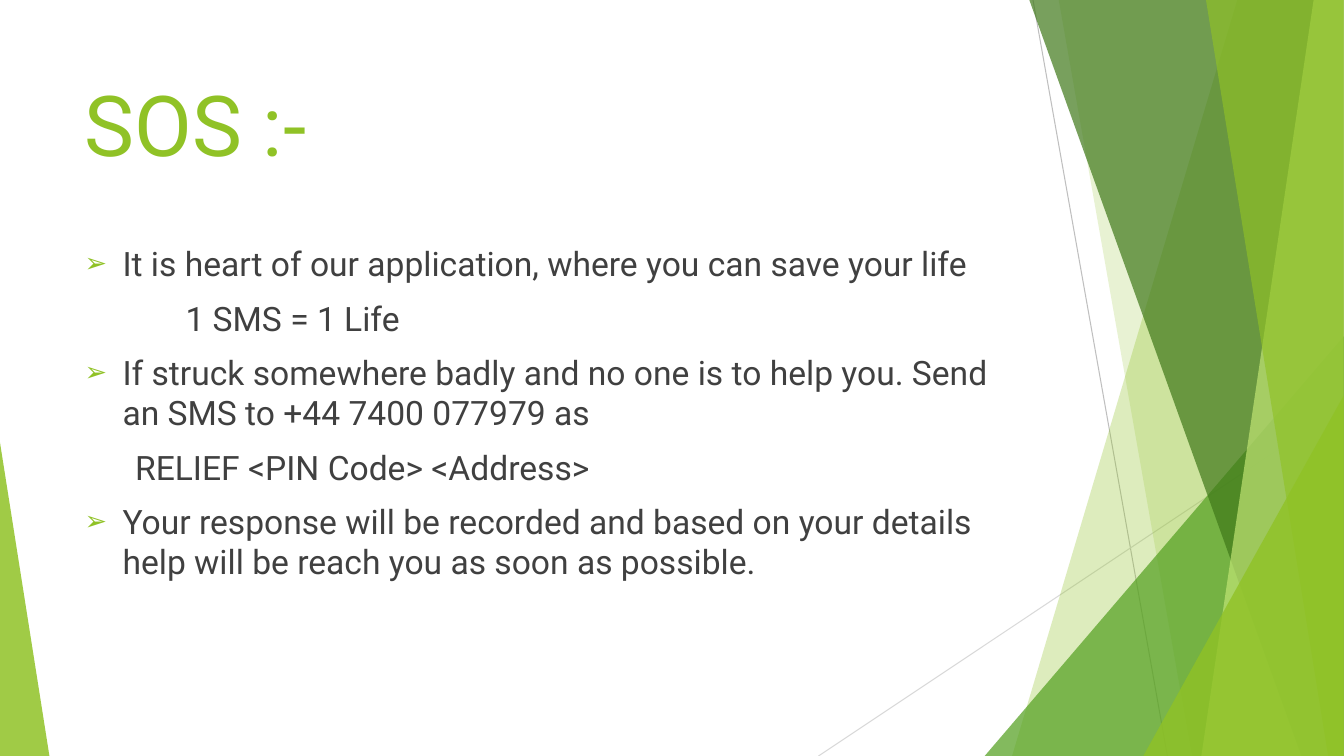
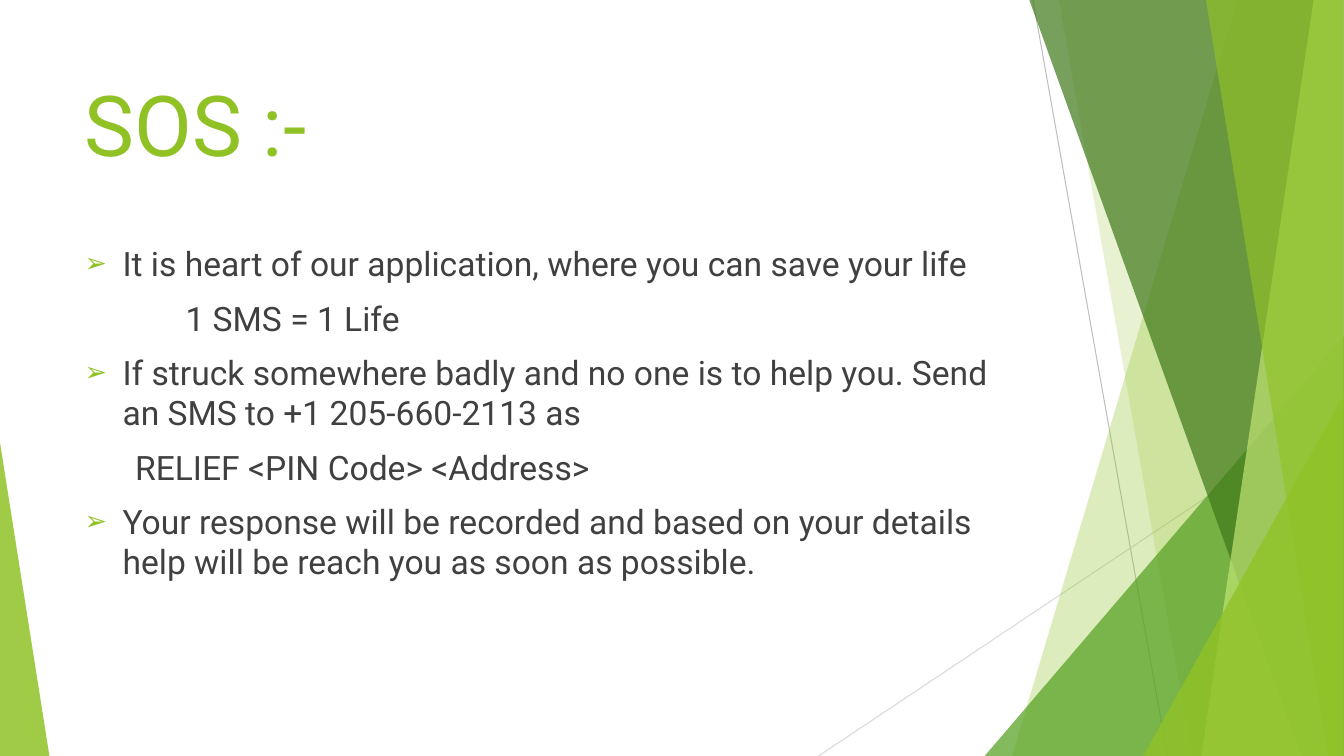
Before and after one commit to manthan29jamdagni/EmergencySOS, a slide deck: slide 12 of PROJECT ABSTRACT & PRESENTATION/Emergency Locator.pptx. Drawn at 1344x756 pixels with LibreOffice and Linux fonts; fonts in the diff are those of the drawing. Boxes give left, top, right and bottom in pixels: in the first picture for what was removed or moved away, otherwise in the second. Text is boxed around its words. In the diff, an @@ line names an element or a change of style, - is before the commit and + after.

```diff
--- a/PROJECT ABSTRACT & PRESENTATION/Emergency Locator.pptx
+++ b/PROJECT ABSTRACT & PRESENTATION/Emergency Locator.pptx
@@ text at (x1=123, y1=359, x2=987, y2=426): text changed @@
-➢ If struck somewhere badly and no one is to help you. Send an SMS to +44 7400 077979 as
+➢ If struck somewhere badly and no one is to help you. Send an SMS to +1 205-660-2113 as
```
Also in this commit, not shown: 25 other files.
